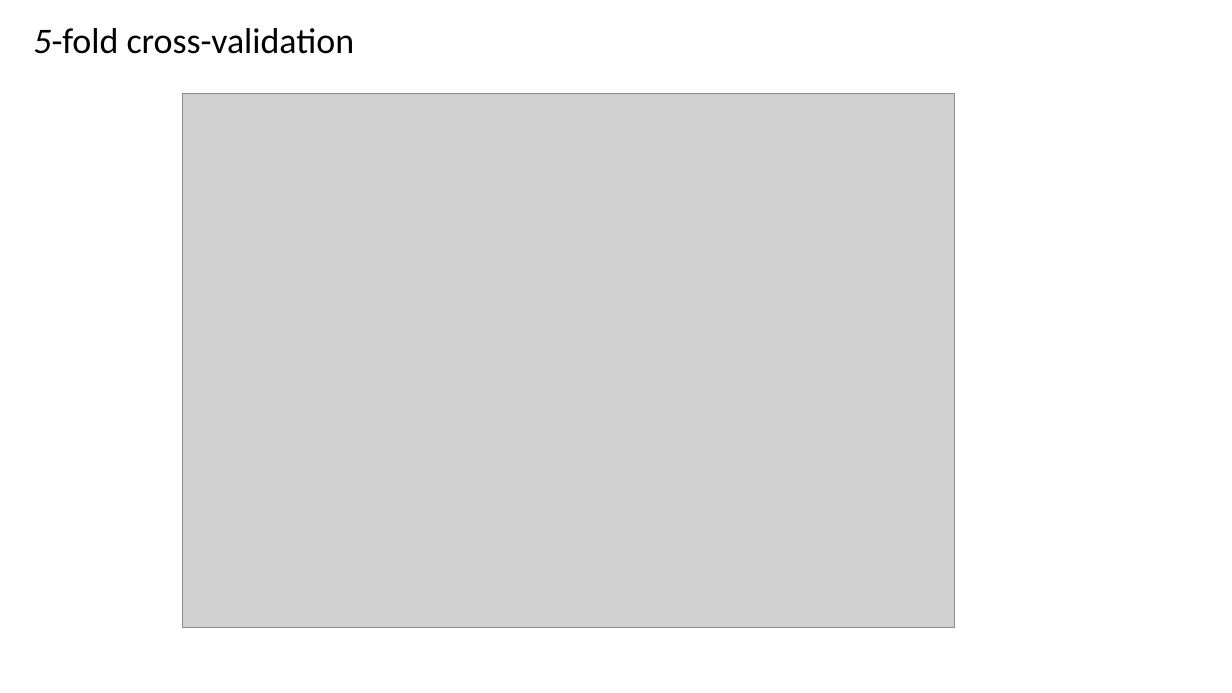
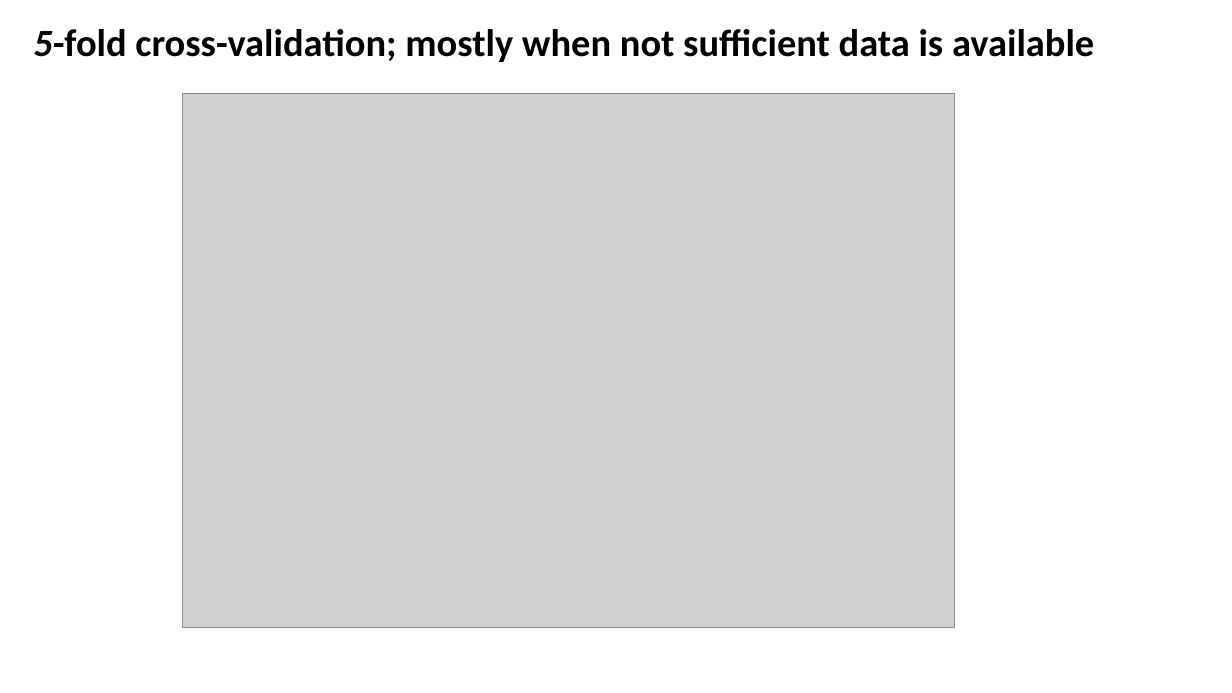
Before and after one commit to CompOmics/ML_AI_Analytical_Chemistry_Course, a slide deck: slide 7 of 03_Evaluation/slides/3_3_ensemble_learning.pptx. Drawn at 1232x693 pixels with LibreOffice and Linux fonts; fonts in the diff are those of the drawing; grey boxes stand for pictures. Boxes give left, top, right and bottom in pixels: in the first picture for what was removed or moved away, otherwise in the second. Text is boxed around its words. In the diff, an @@ line names an element or a change of style, - is before the commit and + after.

```diff
--- a/03_Evaluation/slides/3_3_ensemble_learning.pptx
+++ b/03_Evaluation/slides/3_3_ensemble_learning.pptx
@@ text at (x1=33, y1=29, x2=1094, y2=62): text changed; size 28 to 30 pt; bold on @@
-5-fold cross-validation
+5-fold cross-validation; mostly when not sufficient data is available
```
Also in this commit, not shown: 16 other slides changed, 8 other files.
